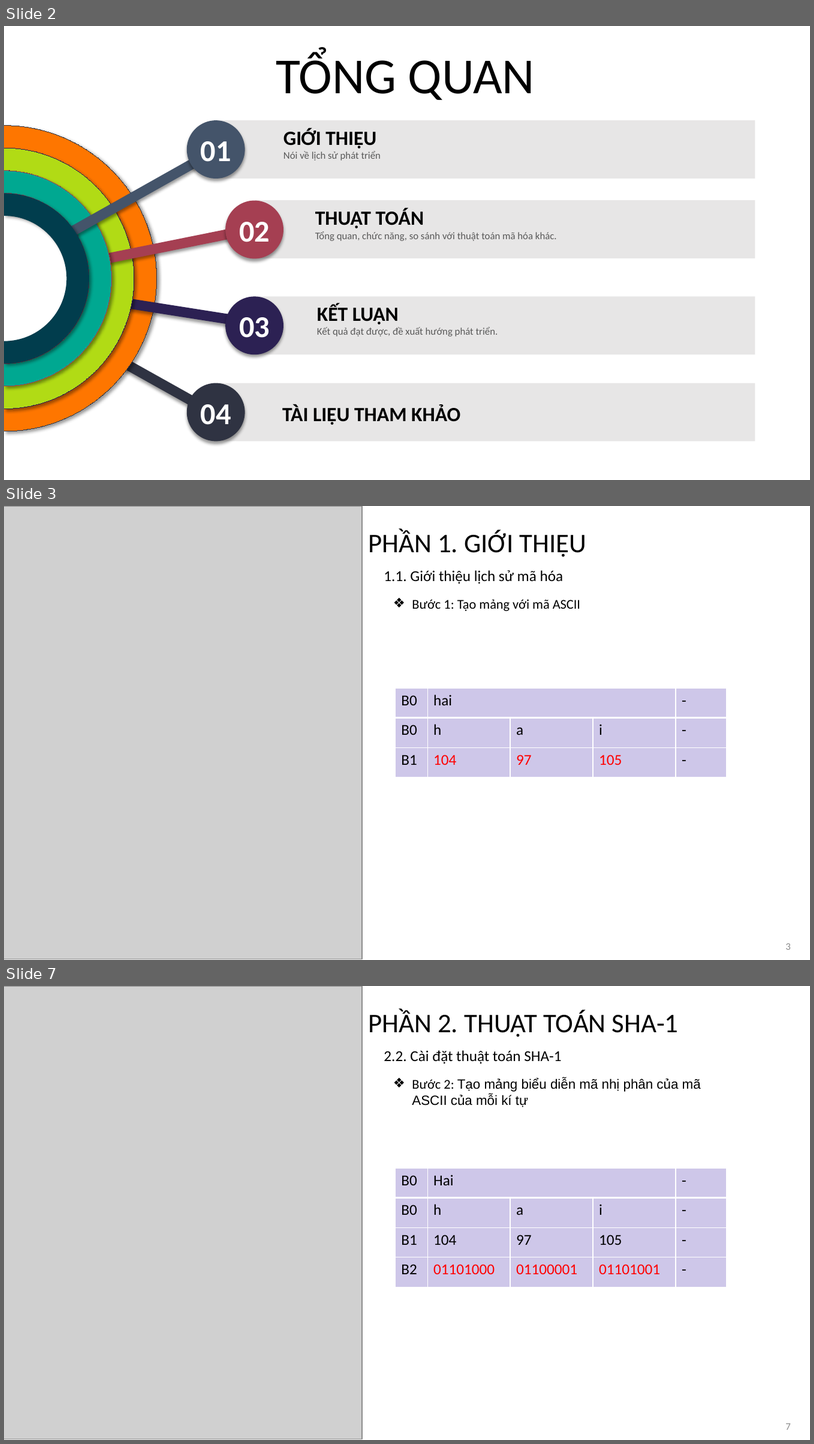
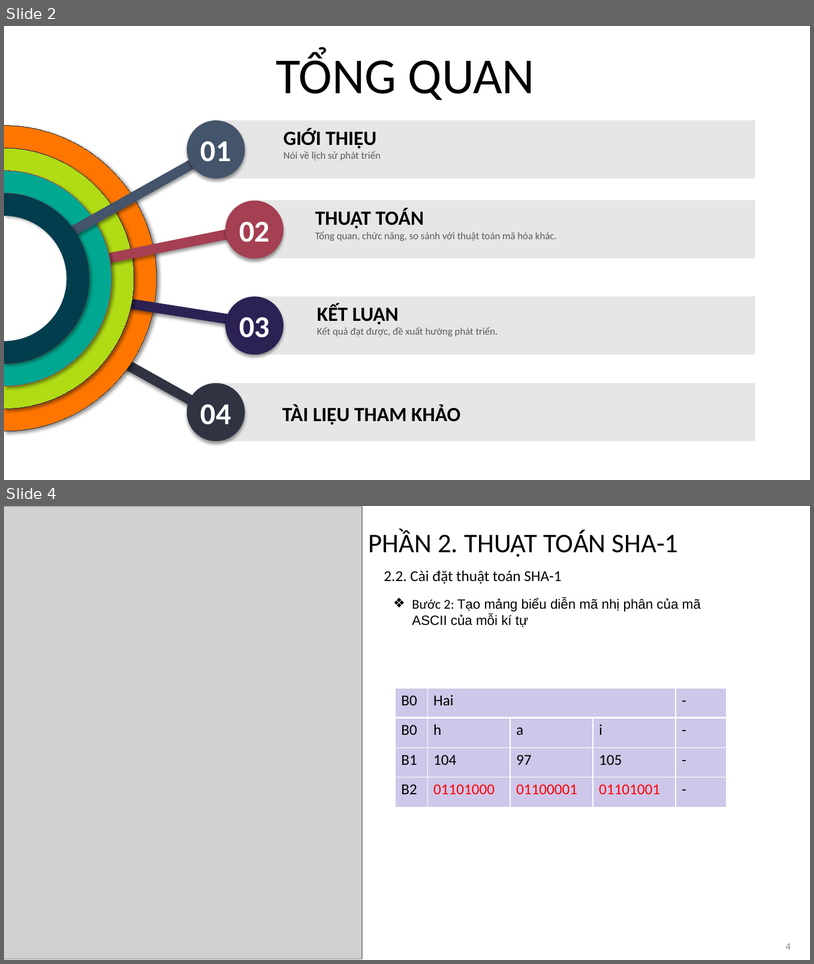
Before and after one commit to ThanhHai99/SGU_AnToanBaoMat, a slide deck: [final]_TT.pptx. Shown one above the other, each under a label of ours: slides 2, 3 and 7 before the commit, slides 2 and 4 after it; the slides between them are not shown. The pictures are 814x1444 and 814x964 pixels, drawn with LibreOffice and Linux fonts; fonts in the diff are those of the drawing; grey boxes stand for pictures. Boxes give left, top, right and bottom in pixels: in the first picture for what was removed or moved away, otherwise in the second. Text is boxed around its words. In the diff, an @@ line names an element or a change of style, - is before the commit and + after.

```diff
--- a/[final]_TT.pptx
+++ b/[final]_TT.pptx
@@ slide 3 removed at (4,506,810,960), background #FFFFFF @@
@@ picture removed at (4,506,362,959) @@
@@ title removed at (368,530,587,557) @@
-PHẦN 1. GIỚI THIỆU
@@ text removed at (384,570,564,584) @@
-1.1. Giới thiệu lịch sử mã hóa
@@ text removed at (412,599,581,611) @@
-❖ Bước 1: Tạo mảng với mã ASCII
@@ table removed at (395,688,727,777), 3 rows, 5 columns @@
-B0 | hai |  |  | -
-B0 | h | a | i | -
-B1 | 104 | 97 | 105 | -
@@ page number removed at (786,943,791,949) @@
-3
@@ what was slide 7 is now slide 4 @@
@@ page number at (786,943,791,949): text changed @@
-7
+4
```
Also in this commit, not shown: 11 slides changed, 5 other slides removed, 7 other files.
